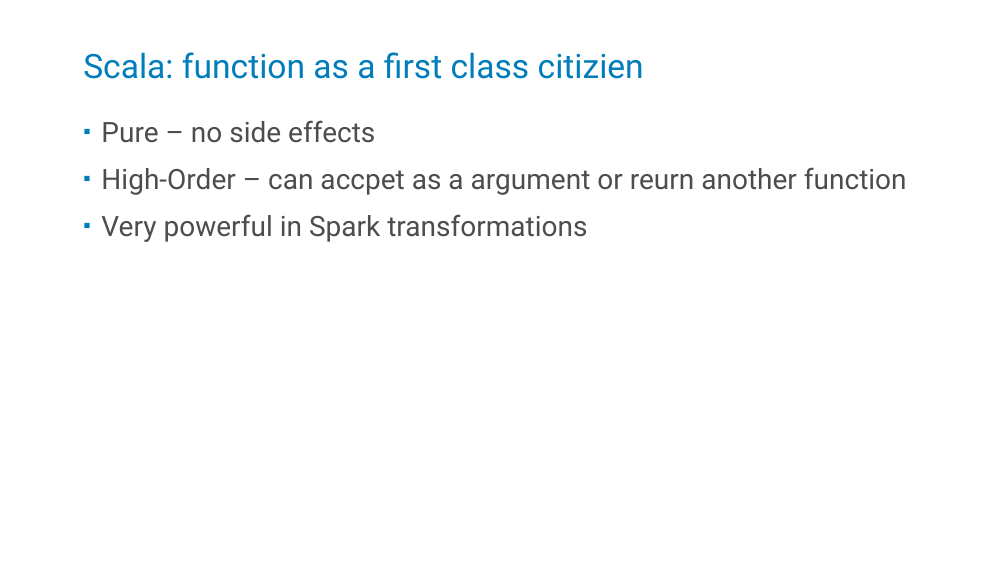
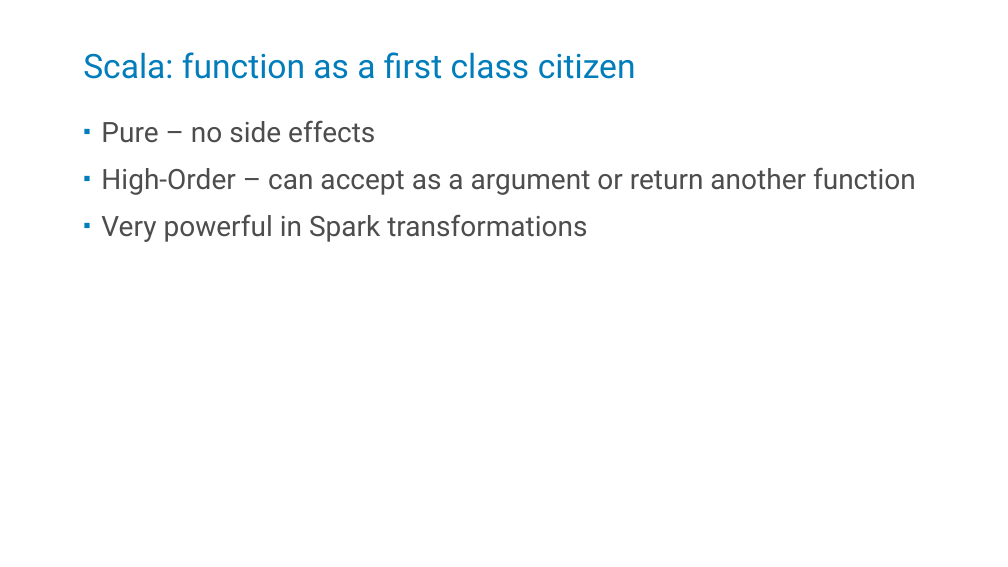
Before and after one commit to kstanaszek/SparkAndScalaInTandem, a slide deck: slide 19 of src/main/resources/slides.pptx (slide 17 before the commit). Drawn at 1008x567 pixels with LibreOffice and Linux fonts; fonts in the diff are those of the drawing. Boxes give left, top, right and bottom in pixels: in the first picture for what was removed or moved away, otherwise in the second. Text is boxed around its words. In the diff, an @@ line names an element or a change of style, - is before the commit and + after.

```diff
--- a/src/main/resources/slides.pptx
+++ b/src/main/resources/slides.pptx
@@ title at <box>83,52,636,79</box>: text changed @@
-Scala: function as a first class citizien
+Scala: function as a first class citizen
@@ text at <box>101,167,916,195</box>: text changed @@
-▪ High-Order – can accpet as a argument or reurn another function
+▪ High-Order – can accept as a argument or return another function
```
Also in this commit, not shown: 14 other slides changed, 2 slides added, 3 slides removed.
